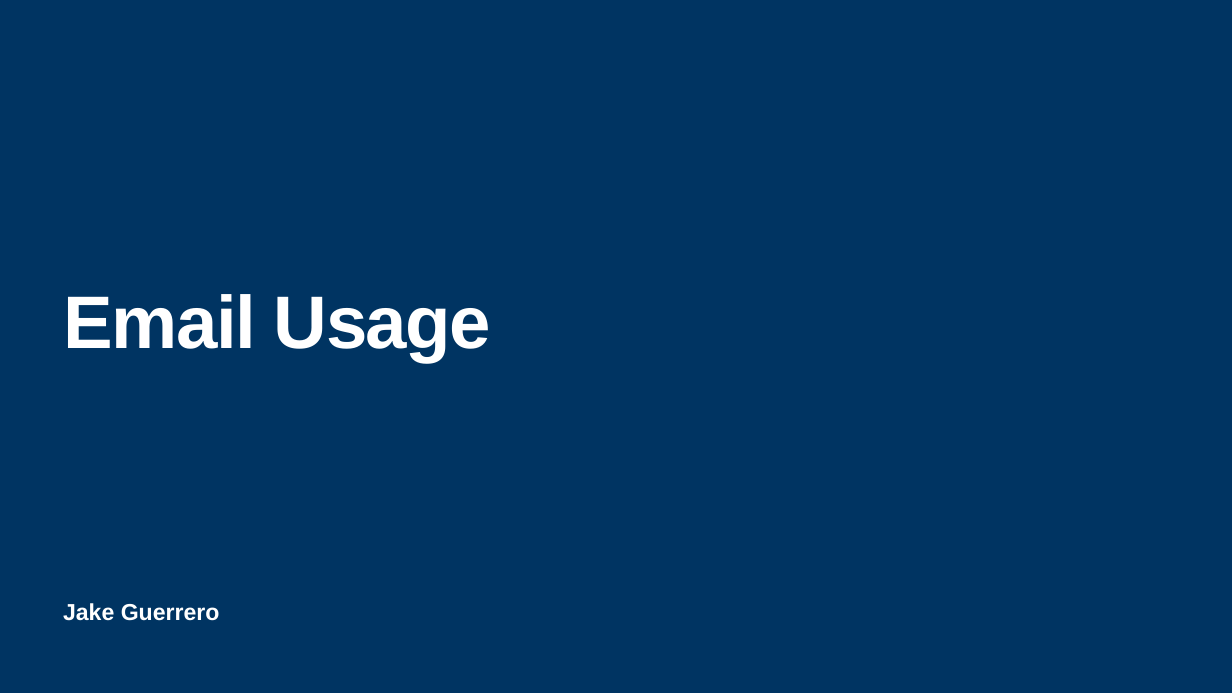
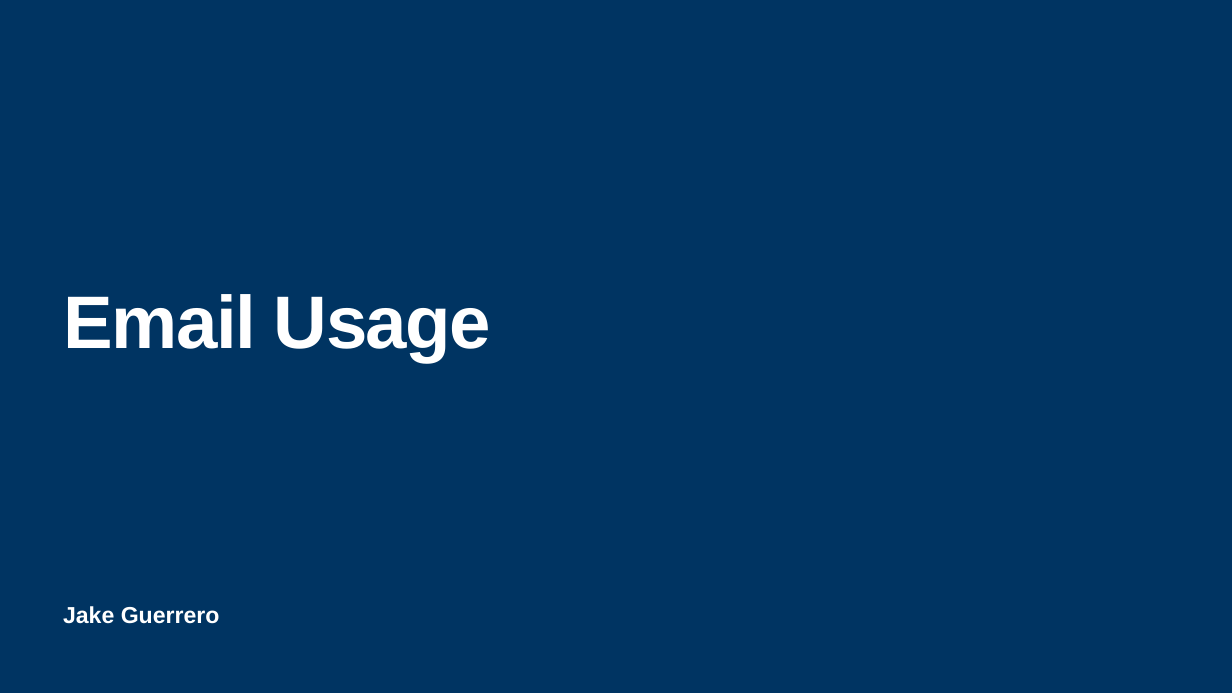
Before and after one commit to Jake-guerrero/Email-Usage, a slide deck: slide 1 of Email Usage.pptx. Drawn at 1232x693 pixels with LibreOffice and Linux fonts; fonts in the diff are those of the drawing. Boxes give left, top, right and bottom in pixels: in the first picture for what was removed or moved away, otherwise in the second. Text is boxed around its words. In the diff, an @@ line names an element or a change of style, - is before the commit and + after.

```diff
--- a/Email Usage.pptx
+++ b/Email Usage.pptx
@@ text "Jake Guerrero" at <box>63,606,220,624</box>: line spacing 0.9 to 1 @@
```
Also in this commit, not shown: 4 other slides changed, 3 other files.
